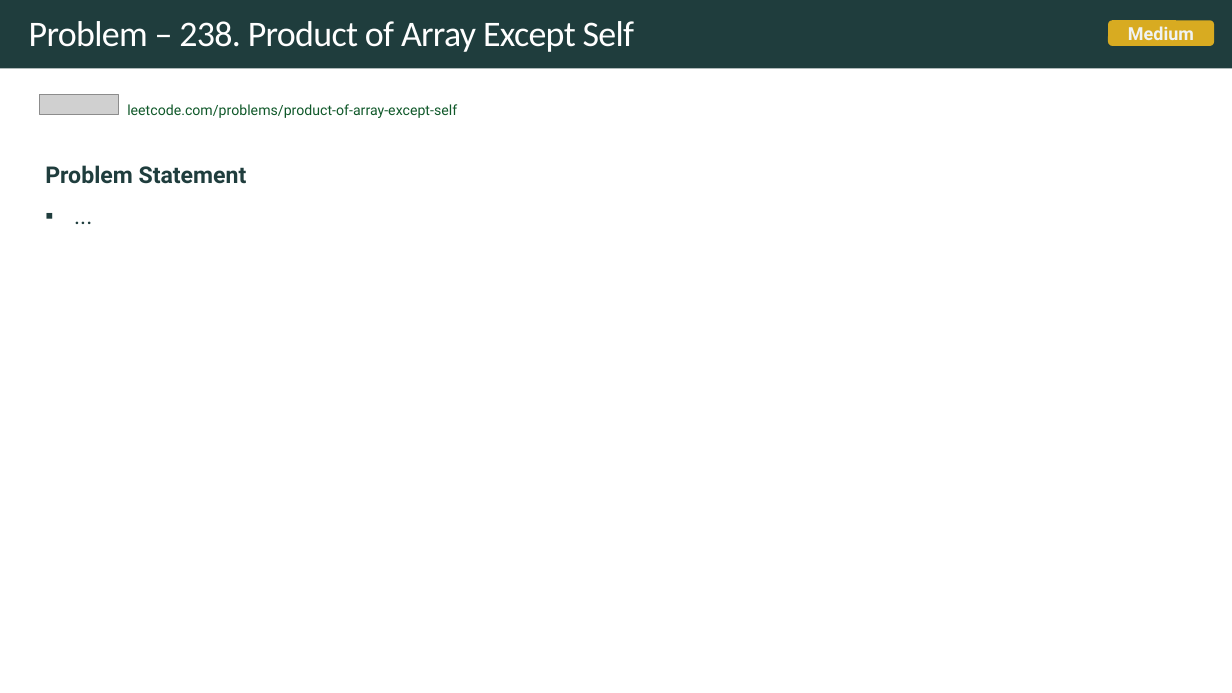
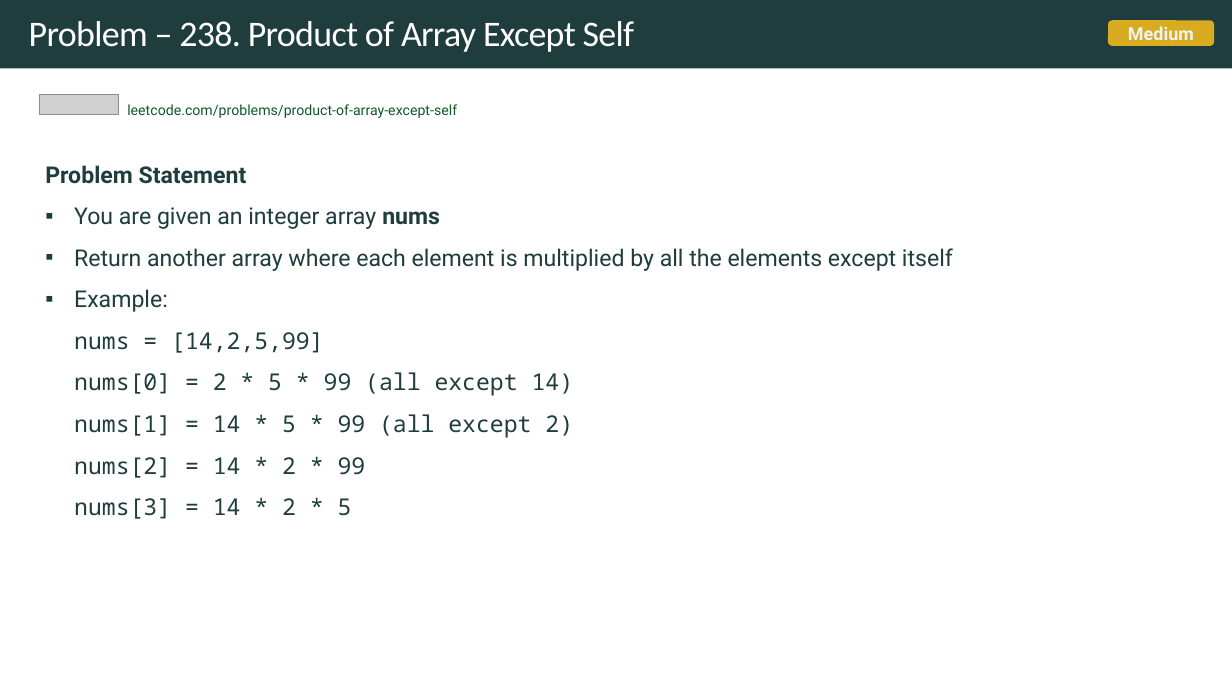
Before and after one commit to rfdavid/coding-interview-handbook-cpp, a slide deck: slide 30 of Algorithm and problem Solving Cheatsheet.pptm (slide 33 before the commit). Drawn at 1232x693 pixels with LibreOffice and Linux fonts; fonts in the diff are those of the drawing; grey boxes stand for pictures. Boxes give left, top, right and bottom in pixels: in the first picture for what was removed or moved away, otherwise in the second. Text is boxed around its words. In the diff, an @@ line names an element or a change of style, - is before the commit and + after.

Commit message:
array updates

```diff
--- a/Algorithm and problem Solving Cheatsheet.pptm
+++ b/Algorithm and problem Solving Cheatsheet.pptm
@@ text at [74,207,953,519]: text changed @@
-▪ ...
+▪ You are given an integer array nums
+▪ Return another array where each element is multiplied by all the elements except itself
+▪ Example:
+  nums = [14,2,5,99]
+  nums[0] = 2 * 5 * 99 (all except 14)
+  nums[1] = 14 * 5 * 99 (all except 2)
+  nums[2] = 14 * 2 * 99
+  nums[3] = 14 * 2 * 5
```
Also in this commit, not shown: 13 other slides changed, 6 slides added, 2 slides removed, 16 other files.
